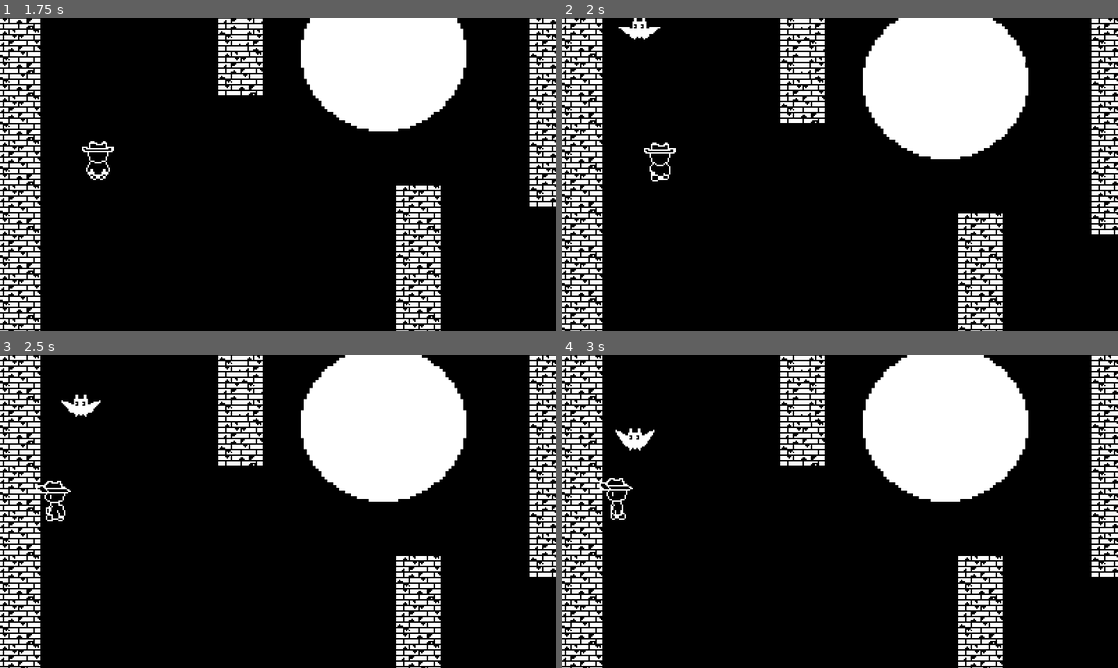
Above: before the commit, frames 1-4 (two rows, left to right).
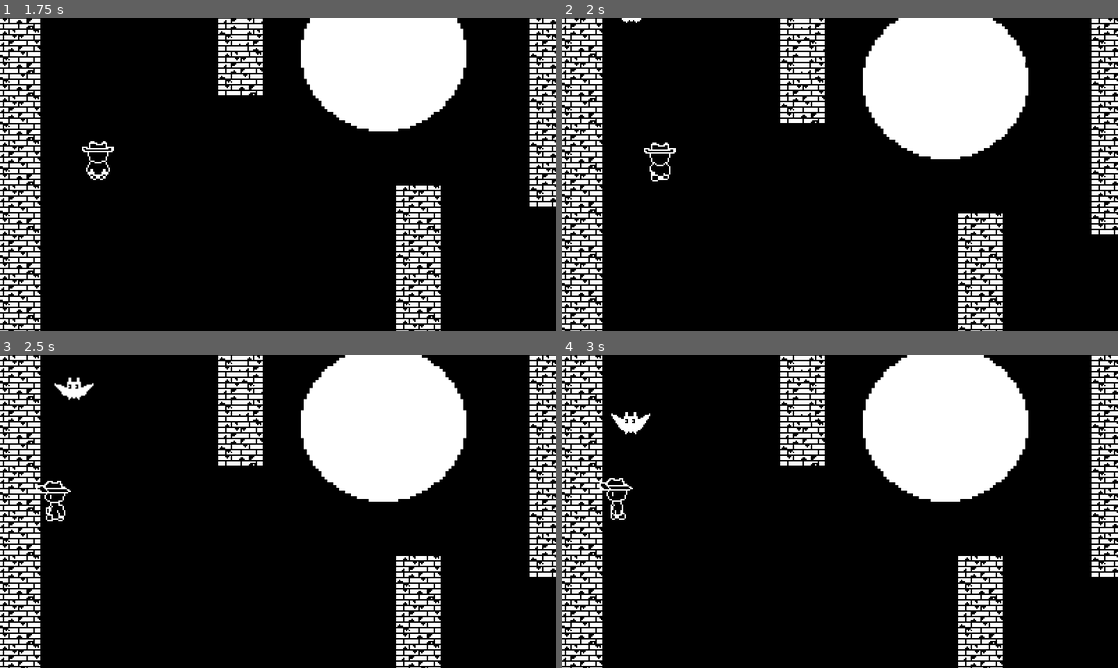
Above: after the commit, the same moments.

Repository: Tracychun13/twilight-tower
Game: Godot game, scene res://scenes/game_level_1.tscn
Two runs of this game, one before a commit and one after it. Both use one fixed random seed, a clock stepped at 60 frames per second and the inputs below.
Inputs:
- Up to frame 1 (1.75 s): tap Enter at 0.5 s; hold K (attack) 0.53-1.28 s; hold W (up) from 0.53 s (still down); tap J (shield) at 1.35 s
- Up to frame 2 (2 s): keep holding W (up)
- Up to frame 3 (2.5 s): release W (up) at 2.03 s; hold A (left) from 2.03 s (still down); hold K (attack) from 2.03 s (still down)
- Up to frame 4 (3 s): keep holding A (left); release K (attack) at 2.78 s; tap J (shield) at 2.85 s

Frame 1 is identical in both runs. In frame 2, 0.3% of the frame differs, in the area x 10-18%, y 0-7%; in frame 3, 0.5%; in frame 4, 0.5%, in the area x 8-17%, y 18-31%.

Commit message:
ghost heads back to hole if enters light

Diff:
--- a/twilight-tower/scenes/game_level_1.tscn
+++ b/twilight-tower/scenes/game_level_1.tscn
@@ -514,7 +514,7 @@
 position = Vector2(213, 113)
 
 [node name="Bat" parent="." node_paths=PackedStringArray("player") instance=ExtResource("6_ucxug")]
-position = Vector2(-246, -115)
+position = Vector2(-252, -122)
 safe_margin = 2.0
 player = NodePath("../Player")
 
--- a/twilight-tower/scenes/ghost.tscn
+++ b/twilight-tower/scenes/ghost.tscn
@@ -38,8 +38,7 @@
 frame_progress = 0.309421
 
 [node name="Area2D" type="Area2D" parent="."]
-collision_layer = 7
-collision_mask = 2
+collision_mask = 3
 
 [node name="CollisionShape2D" type="CollisionShape2D" parent="Area2D"]
 position = Vector2(0, -1)
--- a/twilight-tower/scenes/light_area.tscn
+++ b/twilight-tower/scenes/light_area.tscn
@@ -20,5 +20,6 @@
 [node name="CollisionShape2D" type="CollisionShape2D" parent="Area2D"]
 shape = SubResource("CircleShape2D_kd25a")
 
+[connection signal="area_entered" from="Area2D" to="." method="_on_area_2d_area_entered"]
 [connection signal="body_entered" from="Area2D" to="." method="_on_area_2d_body_entered"]
 [connection signal="body_exited" from="Area2D" to="." method="_on_area_2d_body_exited"]
--- a/twilight-tower/scripts/ghost.gd
+++ b/twilight-tower/scripts/ghost.gd
@@ -3,6 +3,8 @@
 @export var player: CharacterBody2D
 @export var hole: Area2D
 @export var home: Vector2
+var area_ref: Area2D
+var ghost_timer: Timer
 var velocity = Vector2()
 const SPEED = 125.0
 const HALF_SPEED = 75.0
@@ -10,6 +12,8 @@
 var has_grabbed = false
 
 func _ready() -> void:
+	area_ref = $Area2D
+	ghost_timer = $Timer
 	set_process(true)
 
 func _process(delta: float) -> void:
@@ -25,12 +29,16 @@
 
 func _on_timer_timeout() -> void:
 	if is_waiting and randf() > 0.4:
-		is_waiting = false
+		toggle_is_waiting()
 	elif not is_waiting:
-		is_waiting = true
+		toggle_is_waiting()
+
+func toggle_is_waiting() -> void:
+	is_waiting = not is_waiting
 
 func _on_area_2d_body_entered(body: Node2D) -> void:
 	if body == player:
+		print("player captured")
 		player.is_captured_by_ghost = true
 
 func _on_area_2d_body_exited(body: Node2D) -> void:
--- a/twilight-tower/scripts/light_area.gd
+++ b/twilight-tower/scripts/light_area.gd
@@ -14,3 +14,8 @@
 func _on_area_2d_body_exited(body: Node2D) -> void:
 	if body == player:
 		player.toggle_can_attack()
+
+
+func _on_area_2d_area_entered(area: Area2D) -> void:
+	if area == ghost.area_ref:
+		ghost.toggle_is_waiting()
